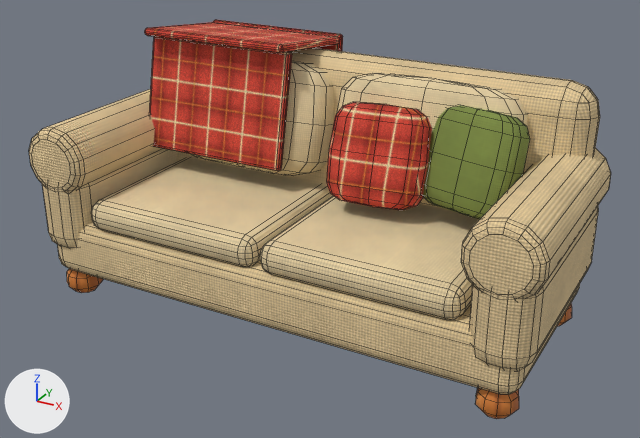
Renders of the Blender file art/world_assets/house_furniture/sofa/out/sofa.blend from each side of a commit.
Camera for both pictures: a 50 mm camera at (1.48, -2.62, 1.67) aimed at (0.03, 0.02, 0.35). The axes (+X, +Y, +Z) are drawn at lower left. The lights are the same throughout. The picture after the commit comes second. Mesh edges are drawn as thin lines.

Before the edit, the objects in view are built like this:
```python
me_sofa = bpy.data.meshes.new('sofa')
me_sofa.from_pydata(...)  # 1572 vertices, 1558 faces; spans x -0.98..0.98, y -0.42..0.53, z 0.0..0.98
# faces by material slot: [160, 592, 420, 274, 112]
me_sofa.materials.append(mat_sofa_wood)
me_sofa.materials.append(mat_sofa_fabric)
me_sofa.materials.append(mat_sofa_fabric_light)
me_sofa.materials.append(mat_sofa_plaid)
me_sofa.materials.append(mat_sofa_green)
ob_model = bpy.data.objects.new('model', me_sofa)
ob_model.location = (0.0, 0.0, 0.0)
```
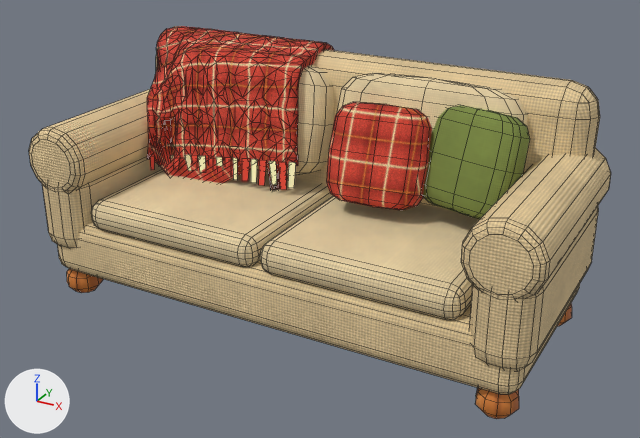
Pixel boxes (x1, y1, x2, y2) of what changed, in the pictures (640 x 438 px):
'model', reshaped: before (29, 20, 611, 419); after (29, 26, 611, 419)
part 1 of me_sofa, cut back: before (145, 20, 343, 171); after (147, 26, 334, 190)

The change, as a list of edits to the scene's bpy script:
```text
Change me_sofa:
    used by ob_model
    remove me_sofa.from_pydata(...)  # 1572 vertices, 1558 faces; spans x -0.98..0.98, y -0.42..0.53, z 0.0..0.98
    add me_sofa.from_pydata(...)  # 2129 vertices, 2244 faces; spans x -0.98..0.98, y -0.42..0.56, z 0.0..0.92
    me_sofa part 1: 168 vertices removed from x -0.76..-0.14, y 0.01..0.53, z 0.51..0.98; 725 vertices added at x -0.9..-0.08, y -0.13..0.56, z 0.17..0.92
```
